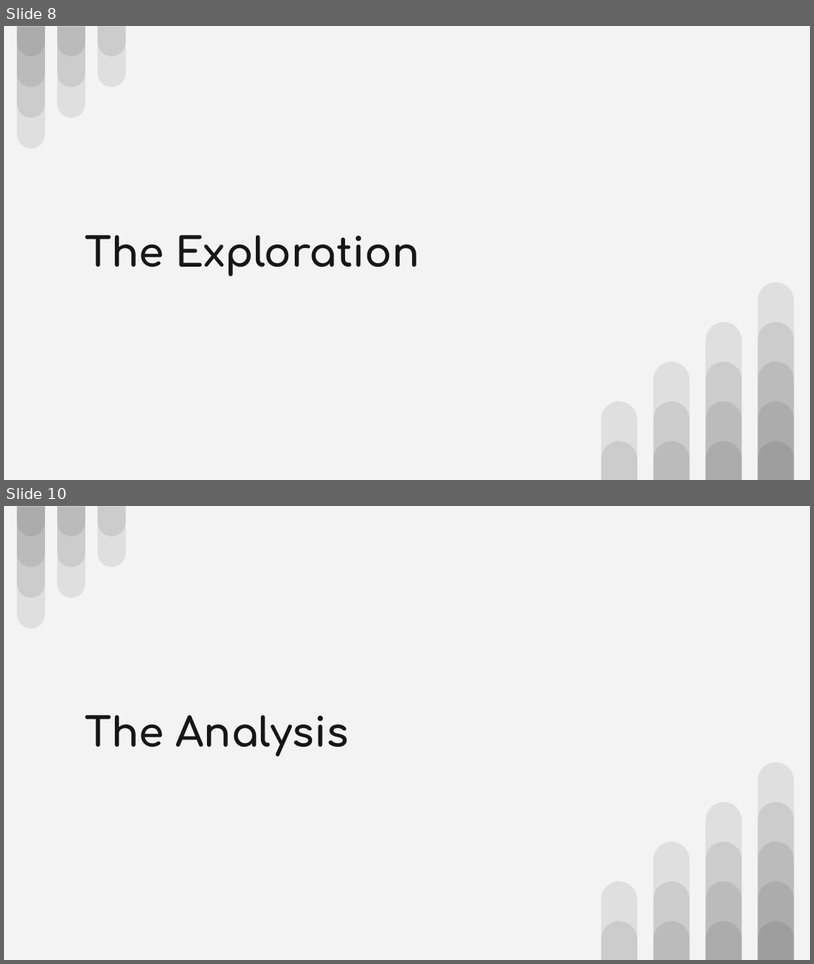
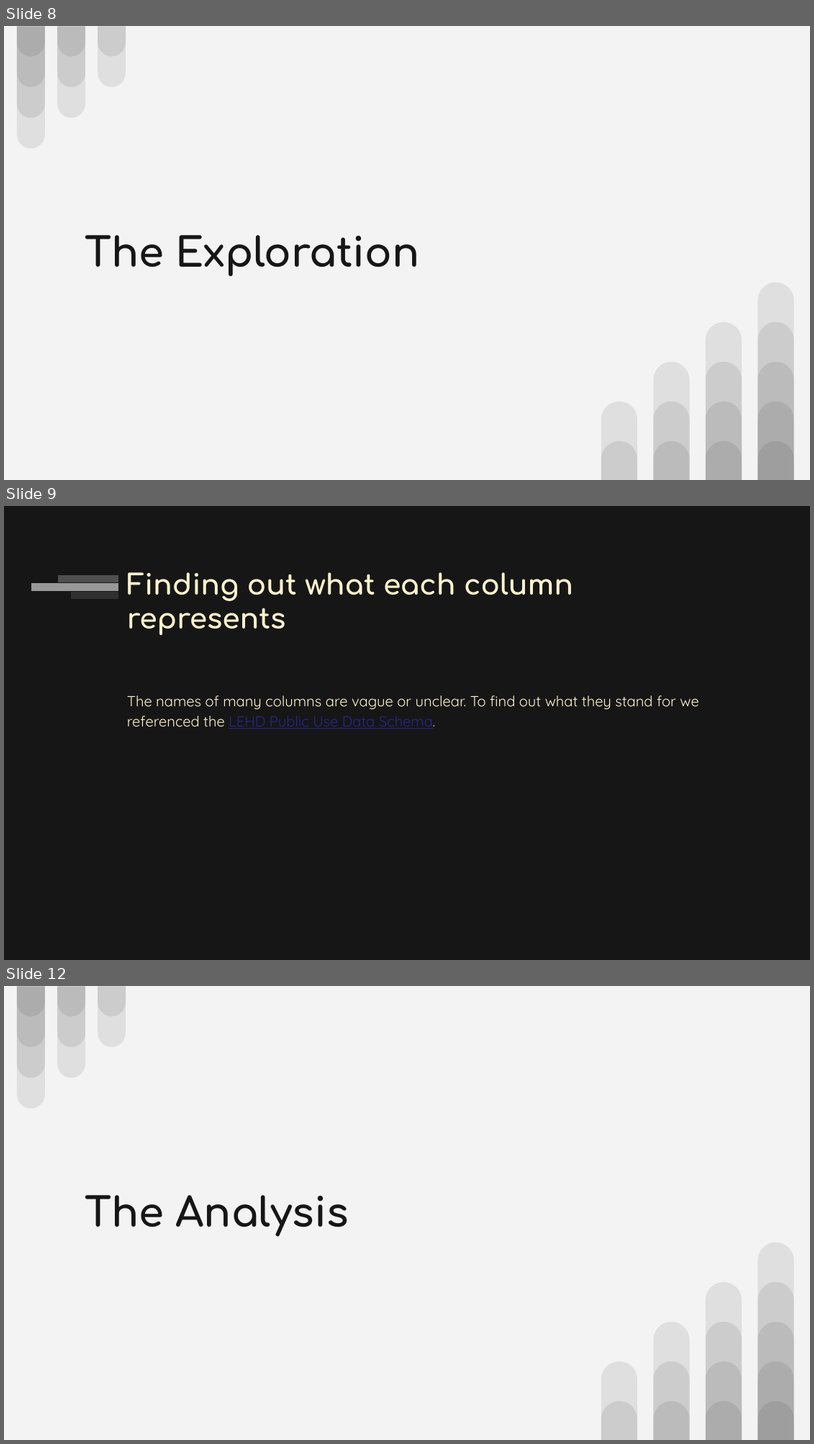
Before and after one commit to adinfinitum225/final_project, a slide deck: media/Final Project - Employment Prosepects.pptx. Shown one above the other, each under a label of ours: slides 8 and 10 before the commit, slides 8, 9 and 12 after it; the slides between them are not shown. The pictures are 814x964 and 814x1444 pixels, drawn with LibreOffice and Linux fonts; fonts in the diff are those of the drawing. Boxes give left, top, right and bottom in pixels: in the first picture for what was removed or moved away, otherwise in the second. Text is boxed around its words. In the diff, an @@ line names an element or a change of style, - is before the commit and + after.

```diff
--- a/media/Final Project - Employment Prosepects.pptx
+++ b/media/Final Project - Employment Prosepects.pptx
@@ slide 9 added at (4, 506, 810, 960), background #161616 @@
@@ rectangle added at (31, 582, 118, 591), fill #F3F3F3 at 59% opacity, outline #161616 0.75 pt @@
@@ rectangle added at (57, 574, 118, 582), fill #F3F3F3 at 26% opacity, outline #161616 0.75 pt @@
@@ rectangle added at (71, 591, 119, 599), fill #F3F3F3 at 12% opacity, outline #161616 0.75 pt @@
@@ title added at (127, 572, 574, 635), 25.2 pt, text #FFF2CC, bold @@
+Finding out what each column represents
@@ text added at (127, 695, 699, 728), 13 pt, text #FFF2CC @@
+The names of many columns are vague or unclear. To find out what they stand for we referenced the LEHD Public Use Data Schema.
@@ what was slide 10 is now slide 12 @@
```
Also in this commit, not shown: 4 other slides added, 1 slide removed.
